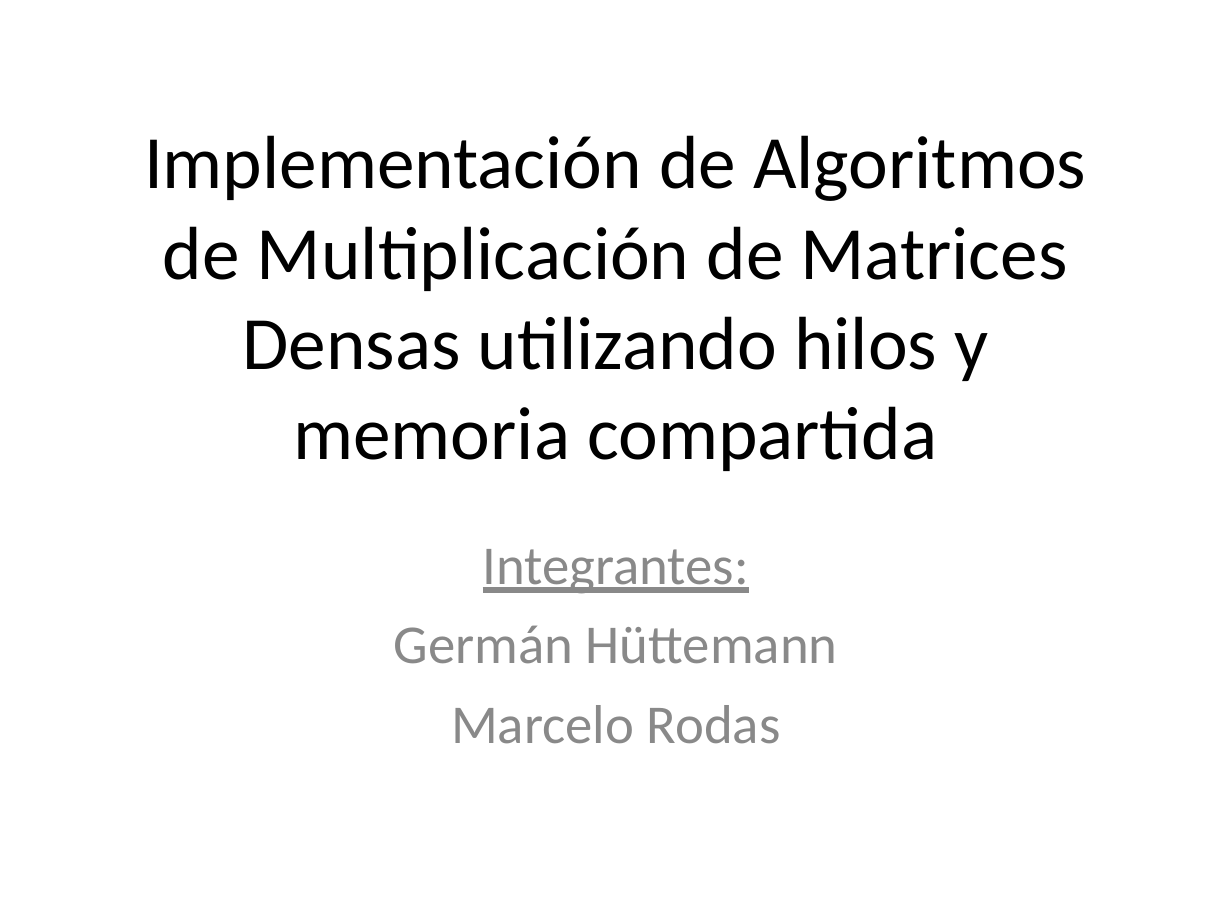
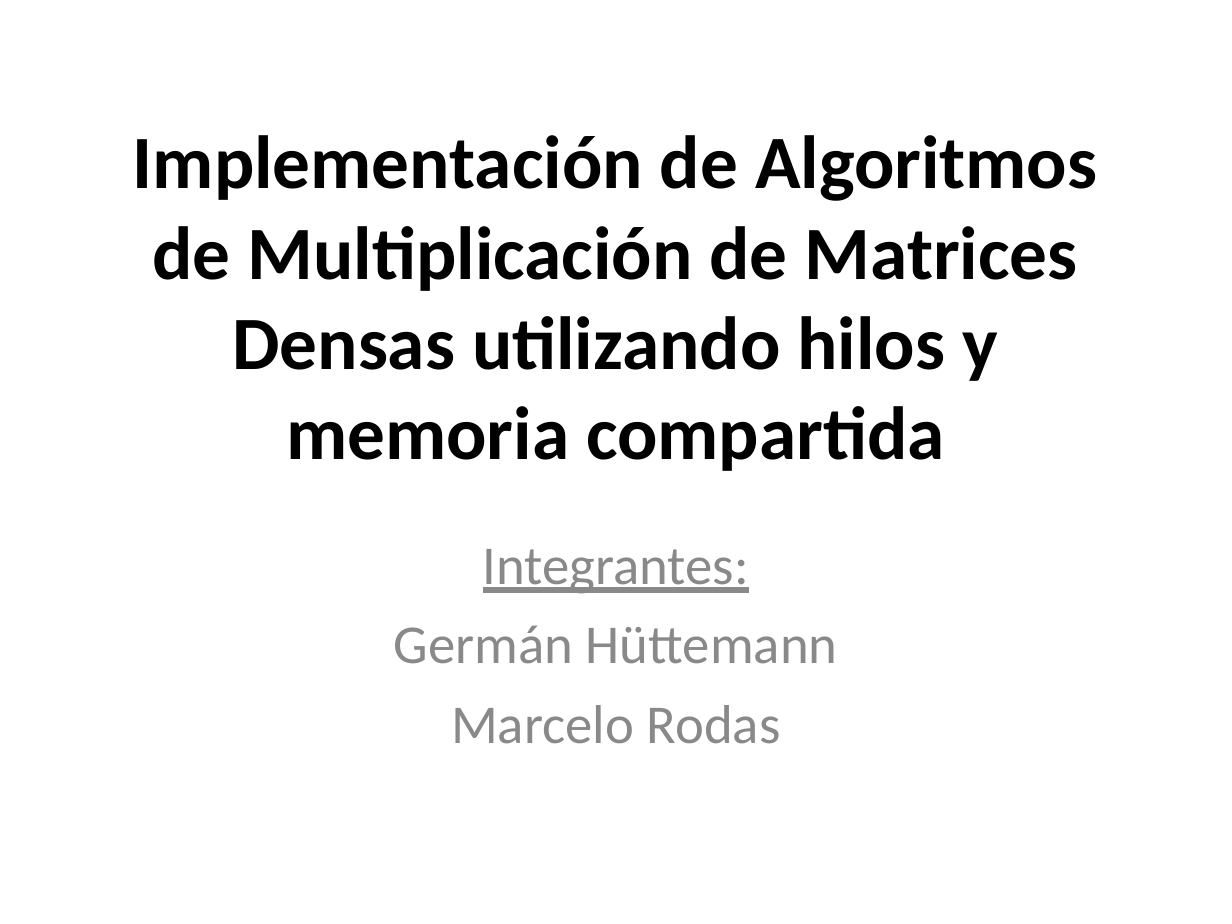
Before and after one commit to ghuttemann/multimat2, a slide deck: slide 1 of docs/TP-Multimat.ppt. Drawn at 1232x924 pixels with LibreOffice and Linux fonts; fonts in the diff are those of the drawing. Boxes give left, top, right and bottom in pixels: in the first picture for what was removed or moved away, otherwise in the second. Text is boxed around its words. In the diff, an @@ line names an element or a change of style, - is before the commit and + after.

```diff
--- a/docs/TP-Multimat.ppt
+++ b/docs/TP-Multimat.ppt
@@ title "Implementación de Algoritmos de Multiplicación ..." at [133, 135, 1097, 471]: bold on @@
```
Also in this commit, not shown: 6 other slides changed, 1 slide added, 1 other file.
